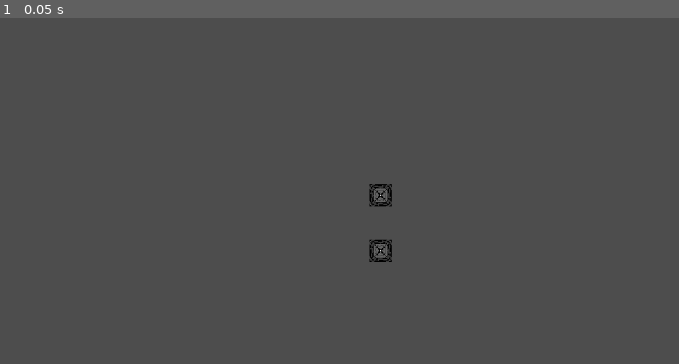
Above: before the commit, frame 1.
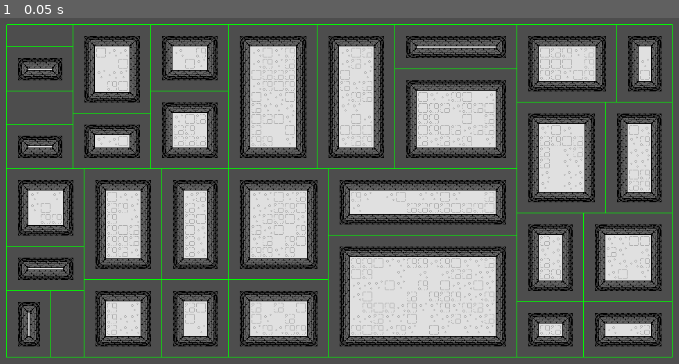
Above: after the commit, the same moment.

Repository: IanLum/Procedural-Dungeon-Generation
Game: Godot game, scene res://terrain.tscn
The game is run twice, just before and just after one commit, with the same random seed, the same clock (stepped at 60 frames per second) and the same inputs. This scene is started directly instead of the project's main scene.
Inputs:
- Up to frame 1 (0.05 s): no input

The runs differ from the first frame. In frame 1, 38% of the frame differs, in the area x 0-100%, y 1-99%.

Commit message:
generate rooms with terrain

Diff:
--- a/terrain.gd
+++ b/terrain.gd
@@ -4,17 +4,63 @@
 
 @onready var tile_map = $TileMap
 
+var root: Branch
+
 func _ready():
-	tile_map.set_cell(0, Vector2i(0, 0), 0, Vector2i(0, 0))
-	tile_map.set_cells_terrain_path(
-		0,
-		[Vector2i(0, 2), Vector2i(1, 2), Vector2i(0, 3), Vector2i(1, 3)],
-		0,
-		0
+	root = Branch.new(
+		Vector2i(0, 0),
+		Vector2i(60, 30)
 	)
+	full_generate()
+#	tile_map.set_cell(0, Vector2i(0, 0), 0, Vector2i(0, 0))
+#	tile_map.set_cells_terrain_connect(
+#		0,
+#		[Vector2i(0, 0)],
+#		0,
+#		0
+#	)
+#	tile_map.set_cells_terrain_path(
+#		0,
+#		[Vector2i(0, 2), Vector2i(1, 2), Vector2i(0, 3), Vector2i(1, 3)],
+#		0,
+#		0
+#	)
+#	tile_map.set_cells_terrain_connect(
+#		0,
+#		[Vector2i(0, -2), Vector2i(1, -2), Vector2i(0, -3), Vector2i(1, -3)],
+#		0,
+#		0
+#	)
+
+func _draw():
+	for leaf in root.get_leaves():
+		draw_rect(
+			Rect2(
+				leaf.position.x * TILE_SIZE, # x
+				leaf.position.y * TILE_SIZE, # y
+				leaf.size.x * TILE_SIZE, # width
+				leaf.size.y * TILE_SIZE # height
+			),
+			Color.GREEN,
+			false
+		)
+
+func full_generate():
+	root.split(5)
+	tile_map.clear()
+	place_room_tiles()
+	queue_redraw()
+
+func place_terrain(tiles: Array[Vector2i]):
 	tile_map.set_cells_terrain_connect(
-		0,
-		[Vector2i(0, -2), Vector2i(1, -2), Vector2i(0, -3), Vector2i(1, -3)],
-		0,
-		0
+		0, tiles, 0, 0
 	)
+
+func place_room_tiles():
+	for leaf in root.get_leaves():
+		print(leaf.position, leaf.size)
+		var tiles: Array[Vector2i] = []
+		for x in range(1, leaf.size.x - 1):
+			for y in range(1, leaf.size.y - 1):
+				tiles.append(Vector2i(x + leaf.position.x, y + leaf.position.y))
+		place_terrain(tiles)
--- a/terrain.tscn
+++ b/terrain.tscn
@@ -168,3 +168,4 @@
 format = 2
 
 [node name="Camera2D" type="Camera2D" parent="."]
+position = Vector2(523, 278)
